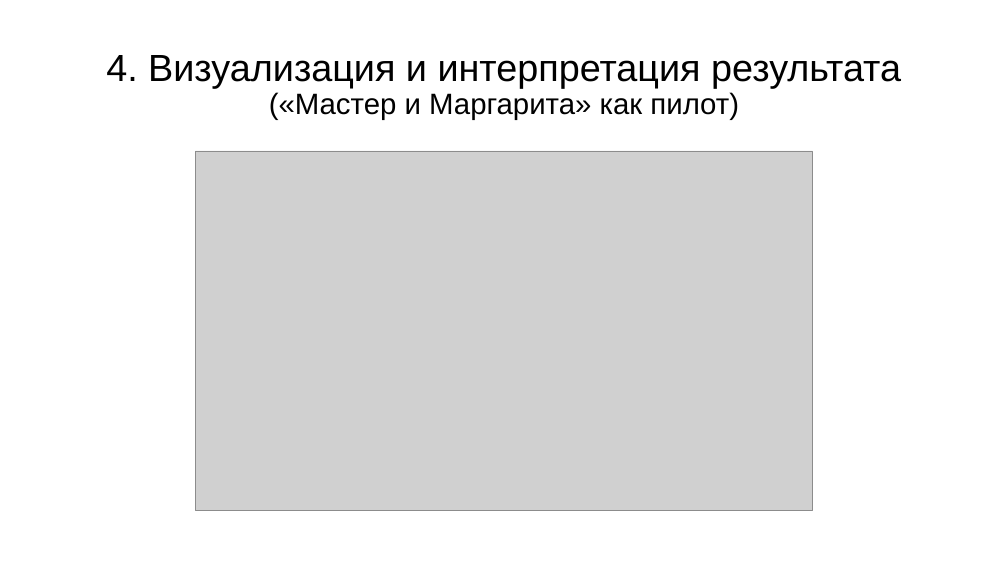
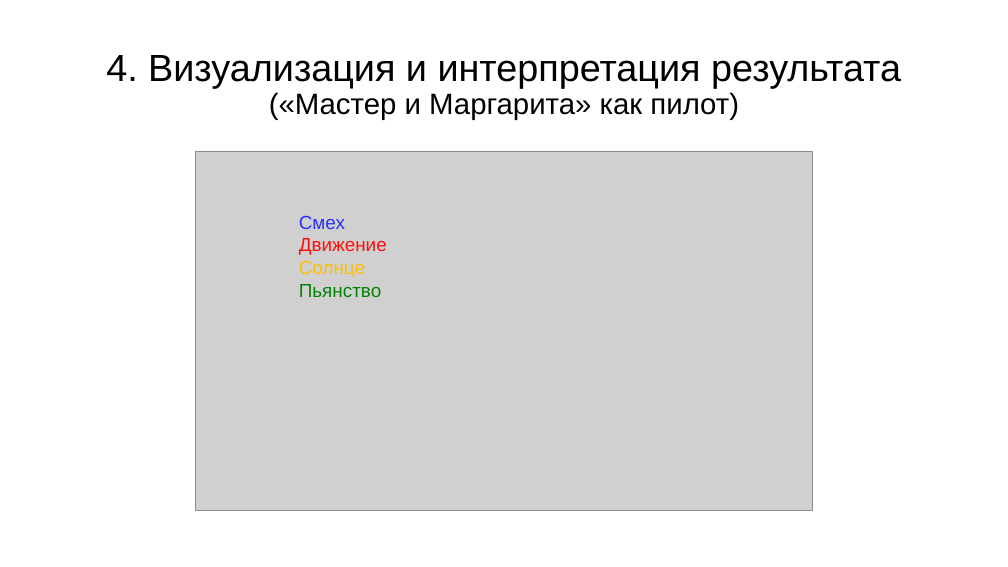
Before and after one commit to mtaktash/motive-grammar, a slide deck: slide 11 of slides/итоги грамматика мотива.pptx. Drawn at 1008x567 pixels with LibreOffice and Linux fonts; fonts in the diff are those of the drawing; grey boxes stand for pictures. Boxes give left, top, right and bottom in pixels: in the first picture for what was removed or moved away, otherwise in the second. Text is boxed around its words. In the diff, an @@ line names an element or a change of style, - is before the commit and + after.

```diff
--- a/slides/итоги грамматика мотива.pptx
+++ b/slides/итоги грамматика мотива.pptx
@@ text added at (299,216,387,297), 18 pt, text #FF0E0D @@
+Смех
+Движение
+Солнце
+Пьянство
```
Also in this commit, not shown: 1 other file.
